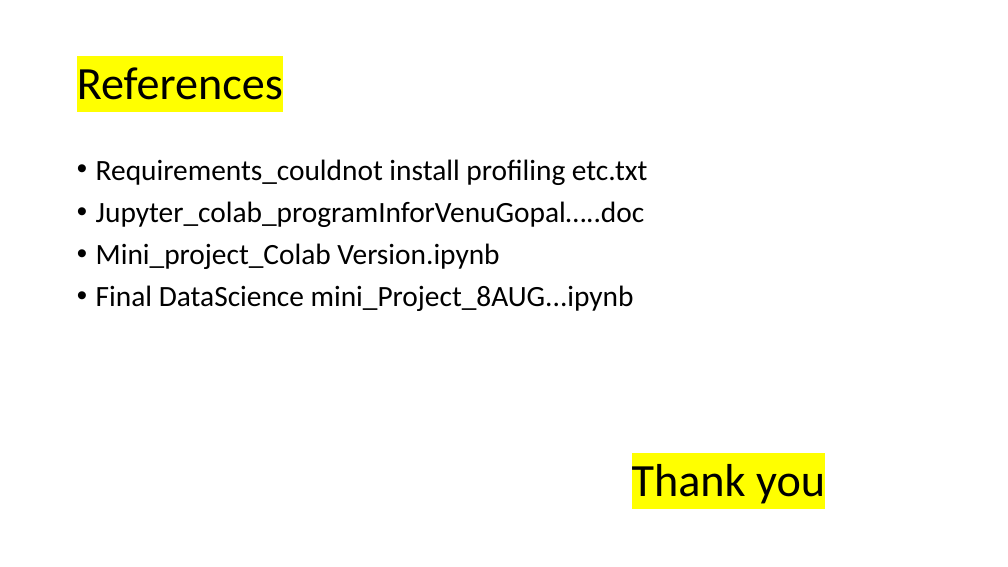
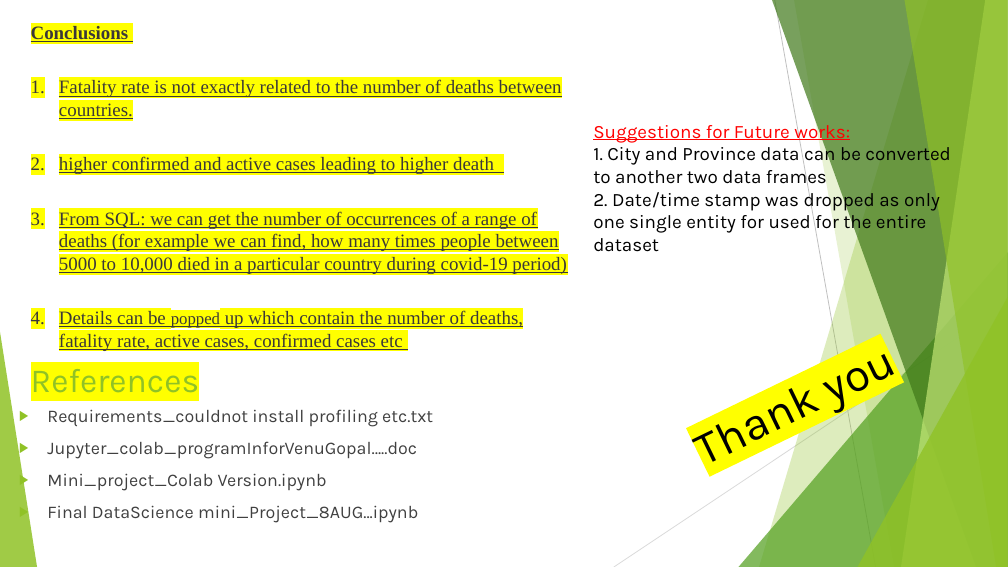
Before and after one commit to venuannamdas/mini_proj, a slide deck: slide 8 of Presentation Slides.pptx. Drawn at 1008x567 pixels with LibreOffice and Linux fonts; fonts in the diff are those of the drawing. Boxes give left, top, right and bottom in pixels: in the first picture for what was removed or moved away, otherwise in the second. Text is boxed around its words. In the diff, an @@ line names an element or a change of style, - is before the commit and + after.

```diff
--- a/Presentation Slides.pptx
+++ b/Presentation Slides.pptx
@@ text added at bbox=[31, 26, 567, 351], 18 pt, text #3B3838, underline @@
+Conclusions
+1. Fatality rate is not exactly related to the number of deaths between countries.
+2. higher confirmed and active cases leading to higher death
+3. From SQL: we can get the number of occurrences of a range of deaths (for example we can find, how many times people between 5000 to 10,000 died in a particular country during covid-19 period)
+4. Details can be popped up which contain the number of deaths, fatality rate, active cases, confirmed cases etc
@@ text added at bbox=[593, 121, 950, 252], 18 pt, text #000000 @@
+Suggestions for Future works:
+1. City and Province data can be converted to another two data frames
+2. Date/time stamp was dropped as only one single entity for used for the entire dataset
@@ text "Thank you": place and size @@
-text "Thank you" at bbox=[632, 464, 825, 504]
+text "Thank you" at bbox=[667, 297, 941, 506]
@@ text "Thank you" at bbox=[667, 297, 941, 506]: font Calibri to Karla; rotation 0 to 334 degrees @@
@@ group added at bbox=[0, 0, 1008, 567]: 5 freeform shapes, 3 triangles, 2 lines @@
@@ title "References": place and size @@
-title "References" at bbox=[77, 67, 283, 100]
+title "References" at bbox=[31, 369, 199, 393]
@@ title "References" at bbox=[31, 369, 199, 393]: size 44 to 32 pt, font Calibri to Karla, text colour #000000 to #90C226; line spacing 0.9 to 1; vertical alignment middle to top @@
@@ text "Requirements_couldnot install profiling etc.txt": place and size @@
-text "Requirements_couldnot install profiling etc.txt" at bbox=[96, 159, 648, 311]
+text "Requirements_couldnot install profiling etc.txt" at bbox=[47, 409, 433, 523]
@@ text "Requirements_couldnot install profiling etc.txt" at bbox=[47, 409, 433, 523]: size 28 to 17 pt, font Calibri to Karla, text colour #000000 to #404040; bullet • to ▶; line spacing 0.9 to 1 @@
```
Also in this commit, not shown: 7 other slides changed, 1 other file.
